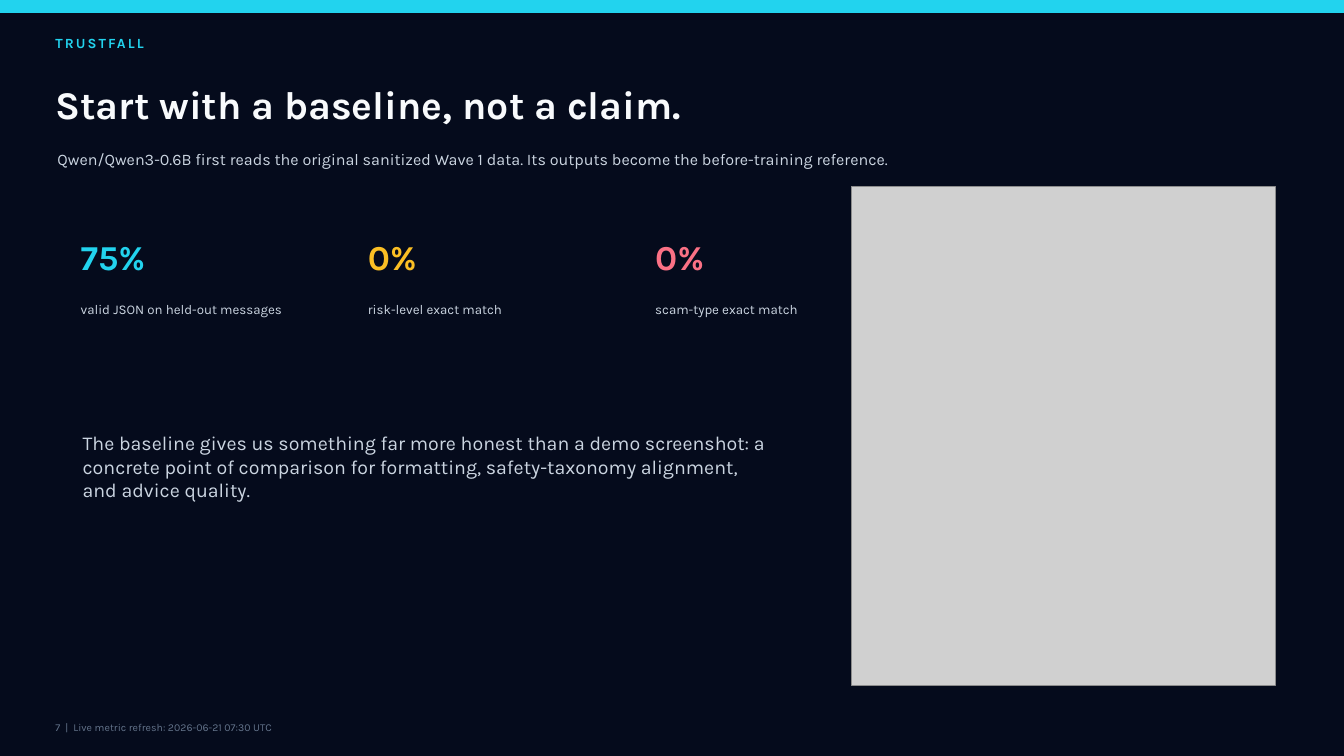
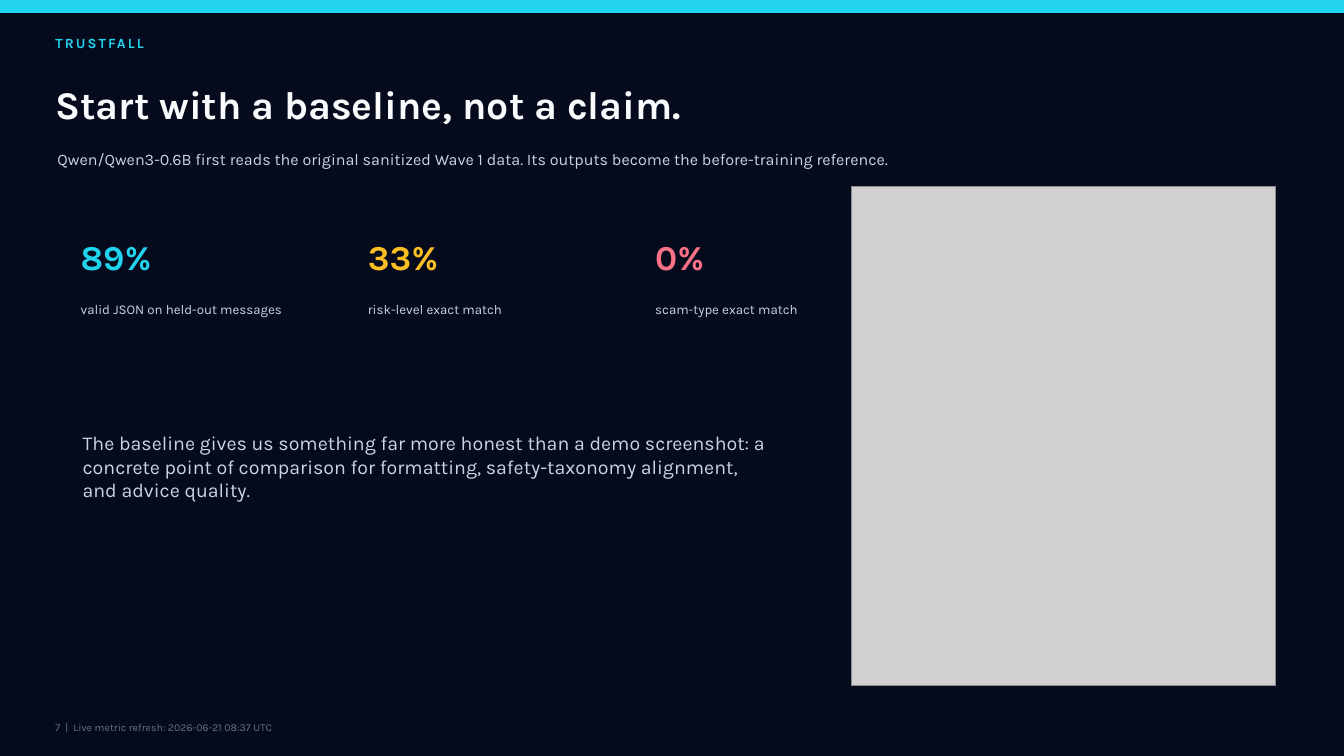
Before and after one commit to lukejun001/Trustfall, a slide deck: slide 7 of presentation/Trustfall_Project_Story.pptx. Drawn at 1344x756 pixels with LibreOffice and Linux fonts; fonts in the diff are those of the drawing; grey boxes stand for pictures. Boxes give left, top, right and bottom in pixels: in the first picture for what was removed or moved away, otherwise in the second. Text is boxed around its words. In the diff, an @@ line names an element or a change of style, - is before the commit and + after.

```diff
--- a/presentation/Trustfall_Project_Story.pptx
+++ b/presentation/Trustfall_Project_Story.pptx
@@ text at bbox=[81, 247, 152, 271]: text changed @@
-75%
+89%
@@ text at bbox=[368, 247, 438, 271]: text changed @@
-0%
+33%
@@ text at bbox=[55, 724, 272, 731]: text changed @@
-7 | Live metric refresh: 2026-06-21 07:30 UTC
+7 | Live metric refresh: 2026-06-21 08:37 UTC
```
Also in this commit, not shown: 10 other slides changed, 16 other files.
